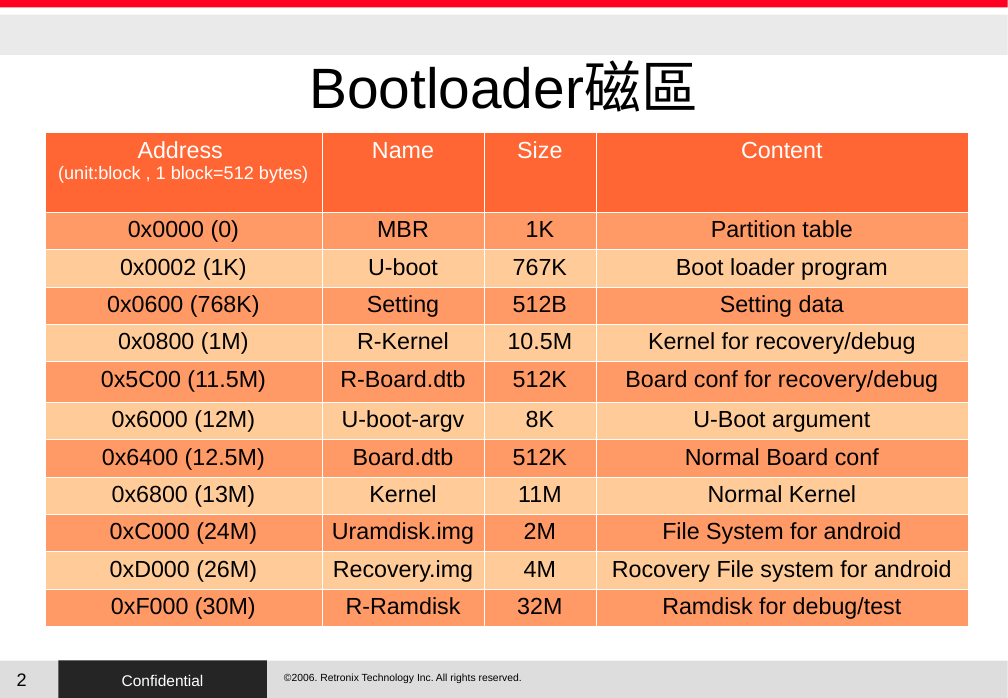
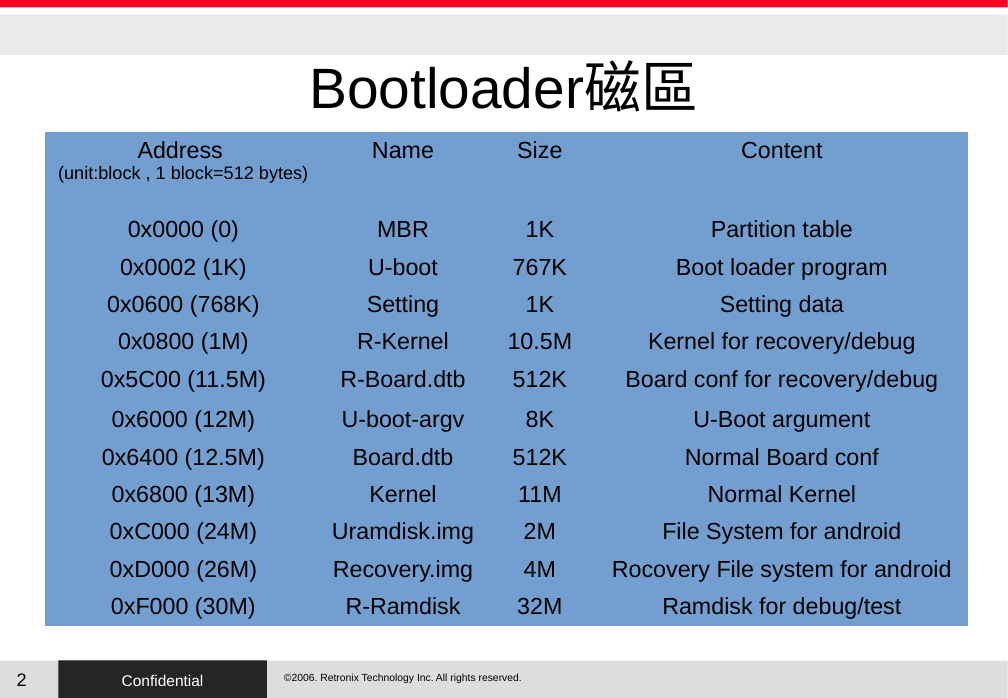
Before and after one commit to RetronixTechInc/u-boot-rtx, a slide deck: slide 2 of RTX/uboot.odp. Drawn at 1008x698 pixels with LibreOffice and Linux fonts; fonts in the diff are those of the drawing; background and template pictures are left out. Boxes give left, top, right and bottom in pixels: in the first picture for what was removed or moved away, otherwise in the second. Text is boxed around its words. In the diff, an @@ line names an element or a change of style, - is before the commit and + after.

```diff
--- a/RTX/uboot.odp
+++ b/RTX/uboot.odp
@@ table at [45, 132, 968, 626] @@
-row 4, column 3: 512B
+row 4, column 3: 1K
@@ fill #FF6633 to #729FCF in row 1 @@
@@ fill #FF9966 to #729FCF in 24 cells @@
@@ fill #FFCC99 to #729FCF in 20 cells @@
@@ text colour #FFFFFF to #000000 in "Address", "(unit:block , 1 block=512 bytes)", "Name", "Size" and 1 more places @@
@@ borders changed @@
```
Also in this commit, not shown: 9 other slides changed, 6 slides added, 5 slides removed, 27 other files.
